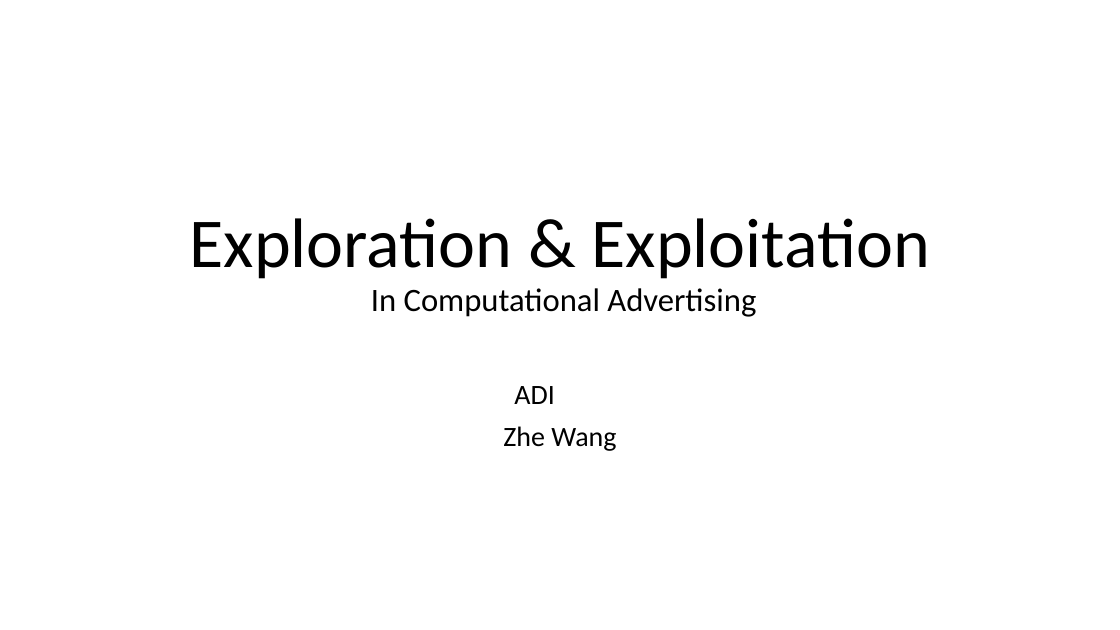
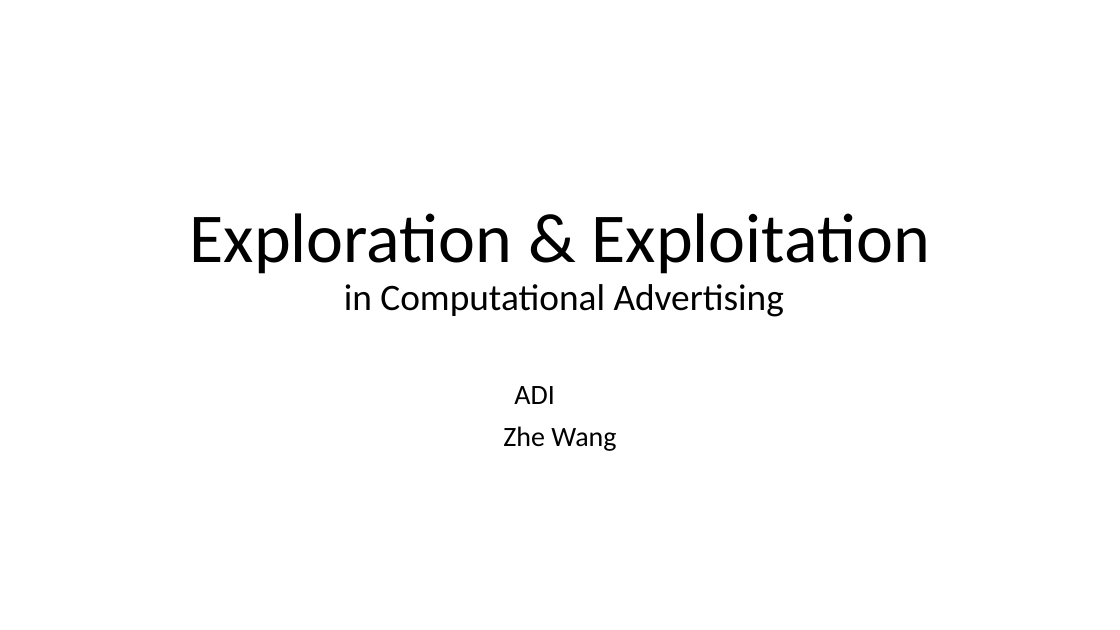
Before and after one commit to wzhe06/Ad-papers, a slide deck: slide 1 of Explore and Exploit/EandE.pptx. Drawn at 1120x630 pixels with LibreOffice and Linux fonts; fonts in the diff are those of the drawing. Boxes give left, top, right and bottom in pixels: in the first picture for what was removed or moved away, otherwise in the second. Text is boxed around its words. In the diff, an @@ line names an element or a change of style, - is before the commit and + after.

Commit message:
modify E and E slides

```diff
--- a/Explore and Exploit/EandE.pptx
+++ b/Explore and Exploit/EandE.pptx
@@ title at (x1=190, y1=213, x2=930, y2=317): text changed; size 28 to 32 pt @@
-Exploration & Exploitation
-In Computational Advertising
+Exploration & Exploitation
+in Computational Advertising
```
Also in this commit, not shown: 2 other slides changed, 6 slides added, 1 other file.
